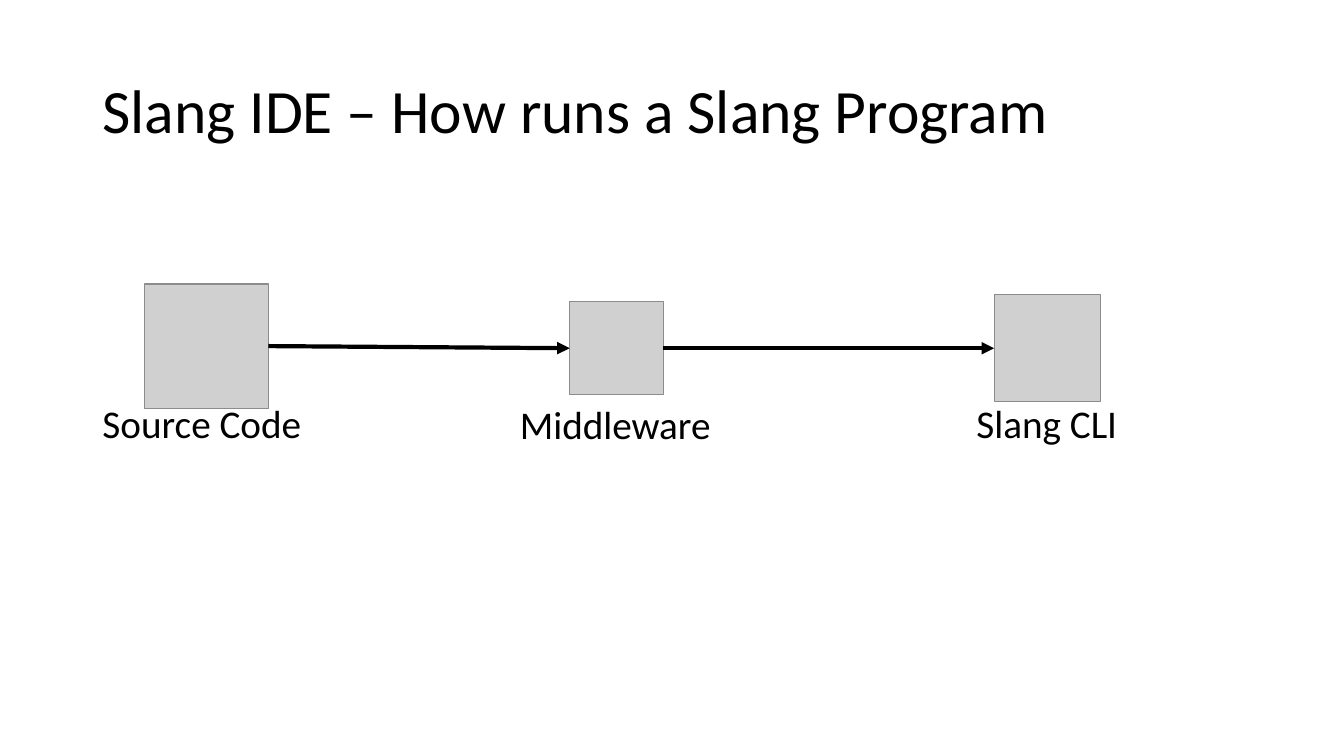
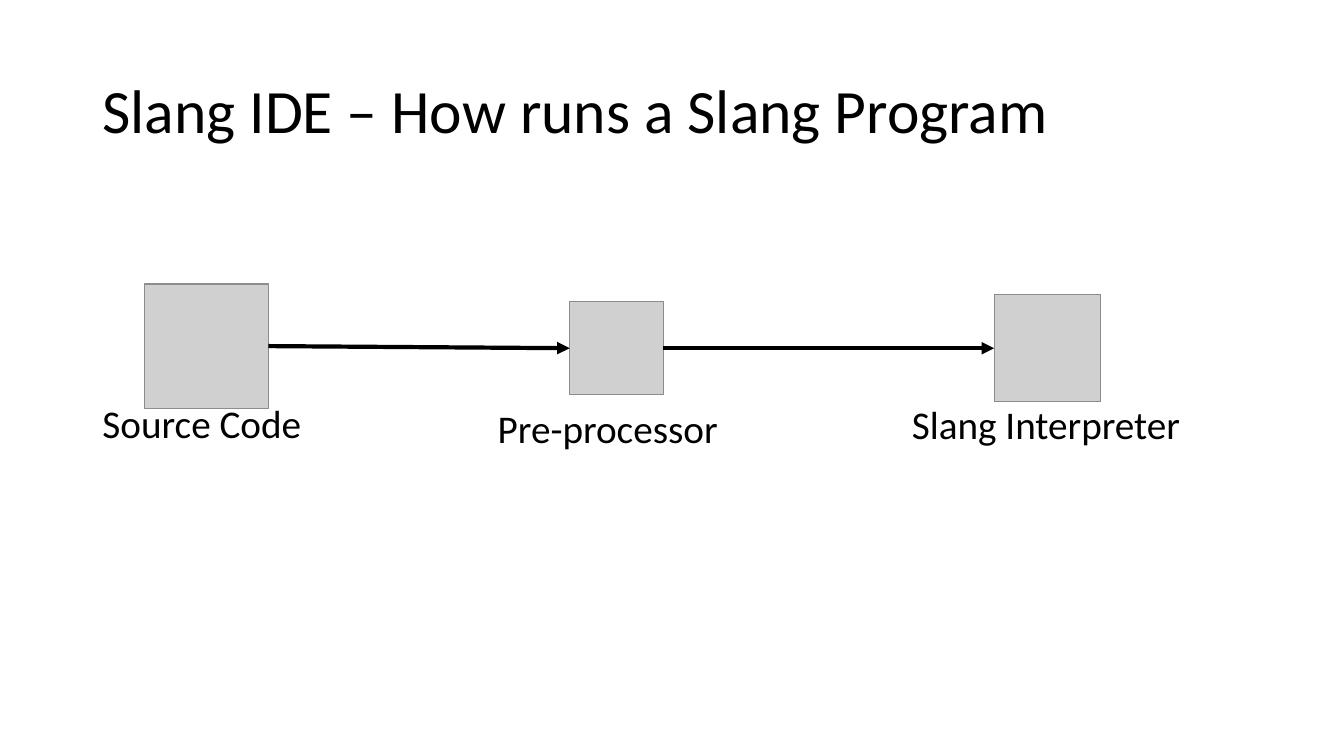
Before and after one commit to HaruTzuki/SlangIDE, a slide deck: slide 2 of Presentation/Slang IDE.pptx (slide 5 before the commit). Drawn at 1344x756 pixels with LibreOffice and Linux fonts; fonts in the diff are those of the drawing; grey boxes stand for pictures; background and template pictures are left out. Boxes give left, top, right and bottom in pixels: in the first picture for what was removed or moved away, otherwise in the second. Text is boxed around its words. In the diff, an @@ line names an element or a change of style, - is before the commit and + after.

```diff
--- a/Presentation/Slang IDE.pptx
+++ b/Presentation/Slang IDE.pptx
@@ text at [498,418,718,450]: text changed @@
-Middleware
+Pre-processor
@@ text at [912,411,1180,446]: text changed @@
-Slang CLI
+Slang Interpreter
```
Also in this commit, not shown: 4 other slides changed, 1 slide added, 3 slides removed, 11 other files.
